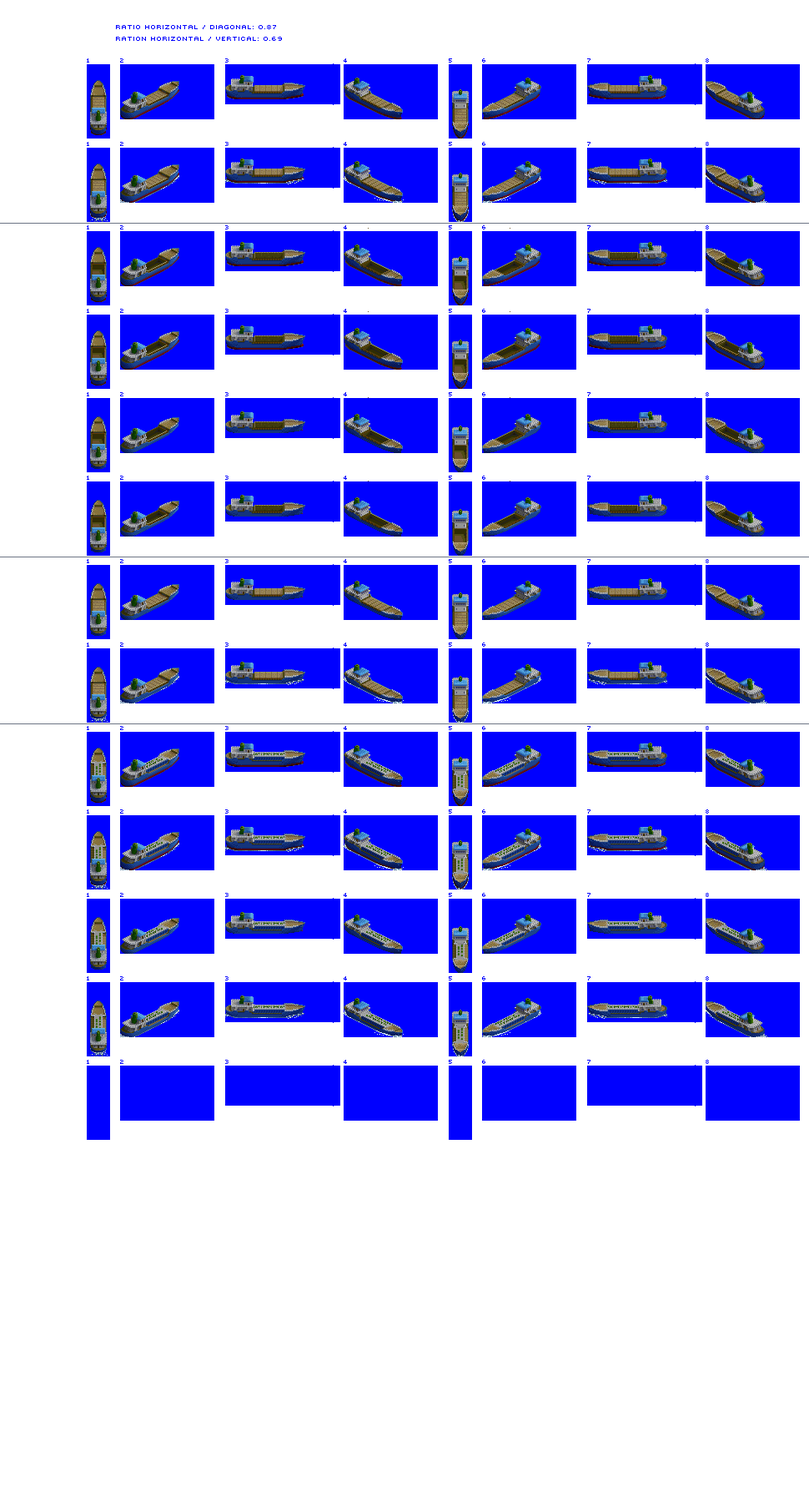
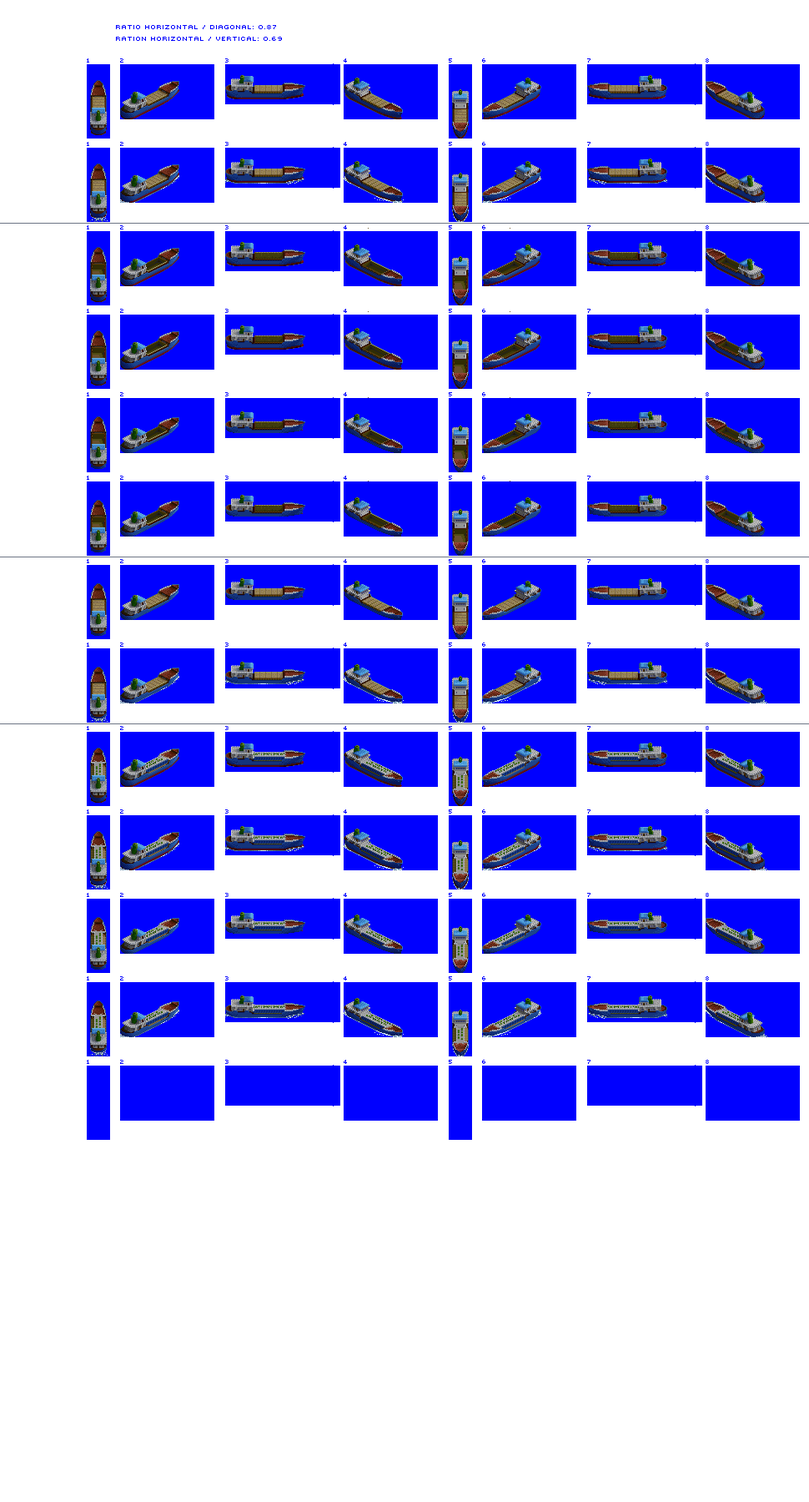
Layer changes from the first 809px x 1502px image to the second:
added layer "Hatch Covers" above "HoldOverlay" over (91, 85, 740, 709)
painted on "Small Coaster" over (90, 80, 765, 1053)
